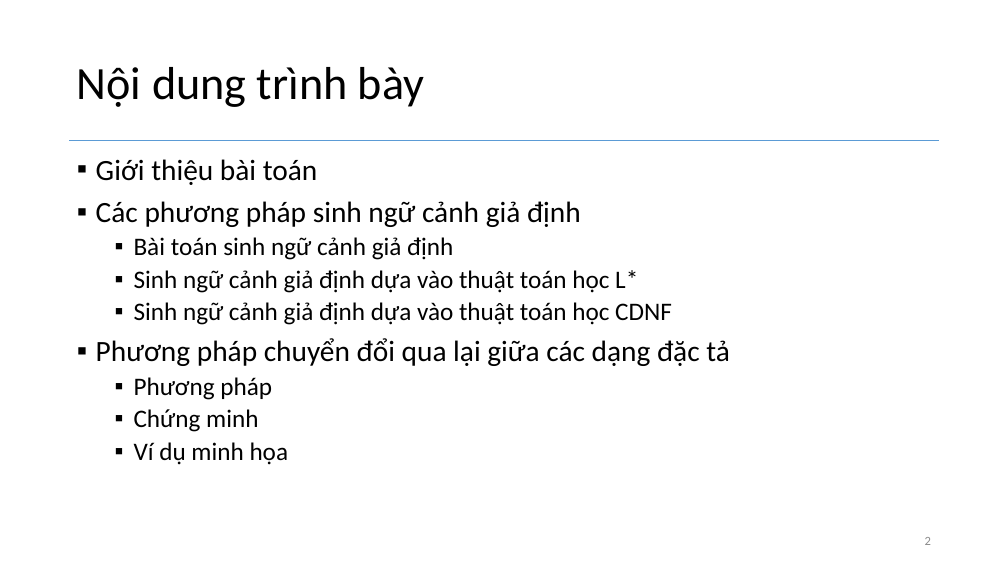
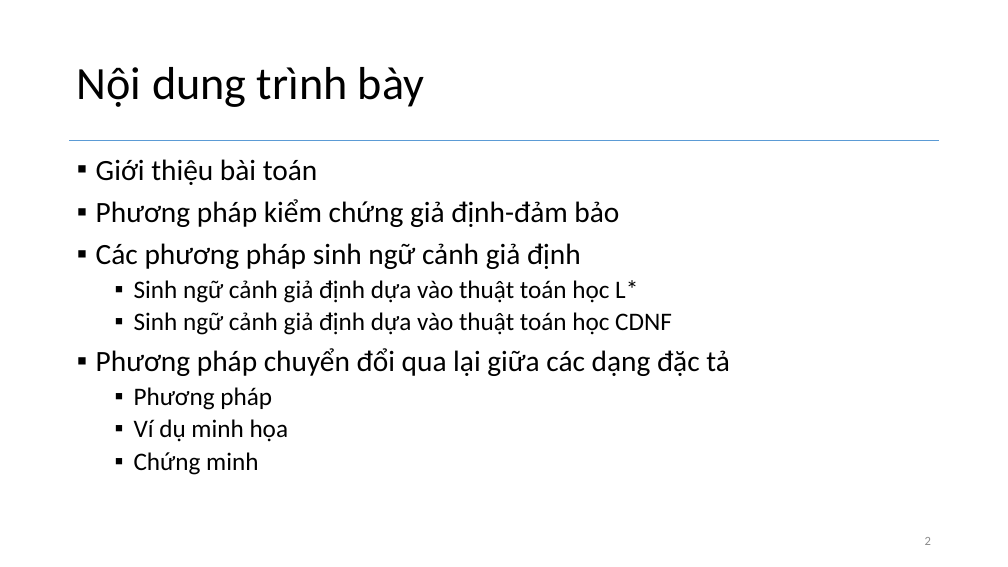
Before and after one commit to hunglv54/master, a slide deck: slide 2 of slide/hunglv_BaoCaoTienDo.pptx. Drawn at 1008x567 pixels with LibreOffice and Linux fonts; fonts in the diff are those of the drawing. Boxes give left, top, right and bottom in pixels: in the first picture for what was removed or moved away, otherwise in the second. Text is boxed around its words. In the diff, an @@ line names an element or a change of style, - is before the commit and + after.

```diff
--- a/slide/hunglv_BaoCaoTienDo.pptx
+++ b/slide/hunglv_BaoCaoTienDo.pptx
@@ text at (x1=96, y1=199, x2=619, y2=227): paragraph added @@
+▪ Phương pháp kiểm chứng giả định-đảm bảo
@@ text at (x1=134, y1=237, x2=453, y2=260): paragraph removed @@
-  ▪ Bài toán sinh ngữ cảnh giả định
@@ text at (x1=134, y1=419, x2=289, y2=442): paragraph added @@
+  ▪ Ví dụ minh họa
@@ text at (x1=134, y1=442, x2=289, y2=465): paragraph removed @@
-  ▪ Ví dụ minh họa
```
Also in this commit, not shown: 9 other slides changed, 1 slide added, 1 slide removed, 9 other files.
